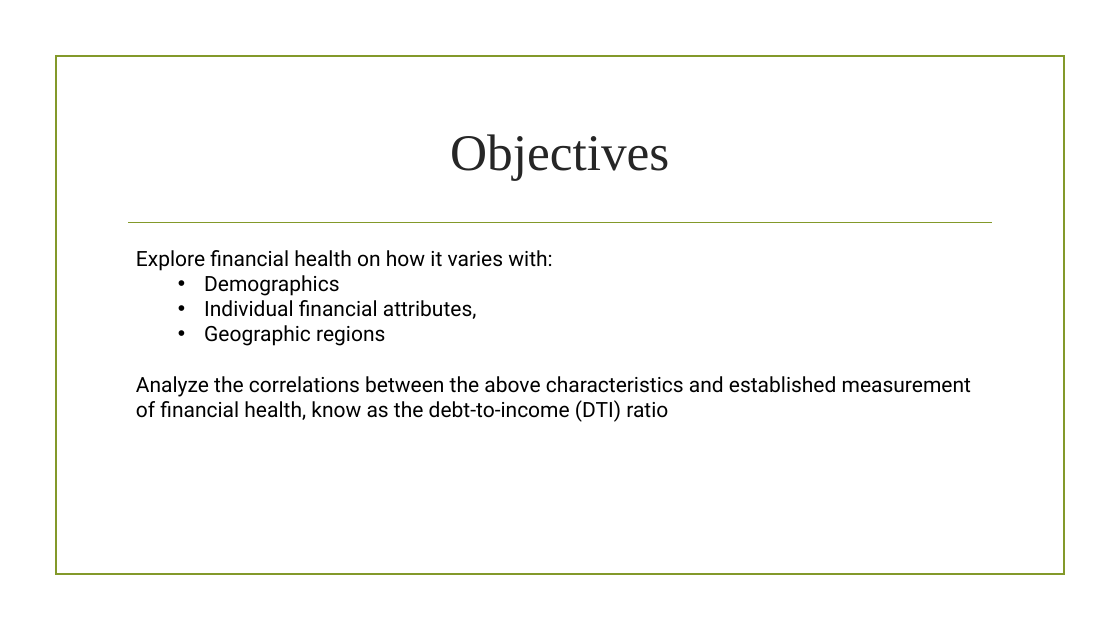
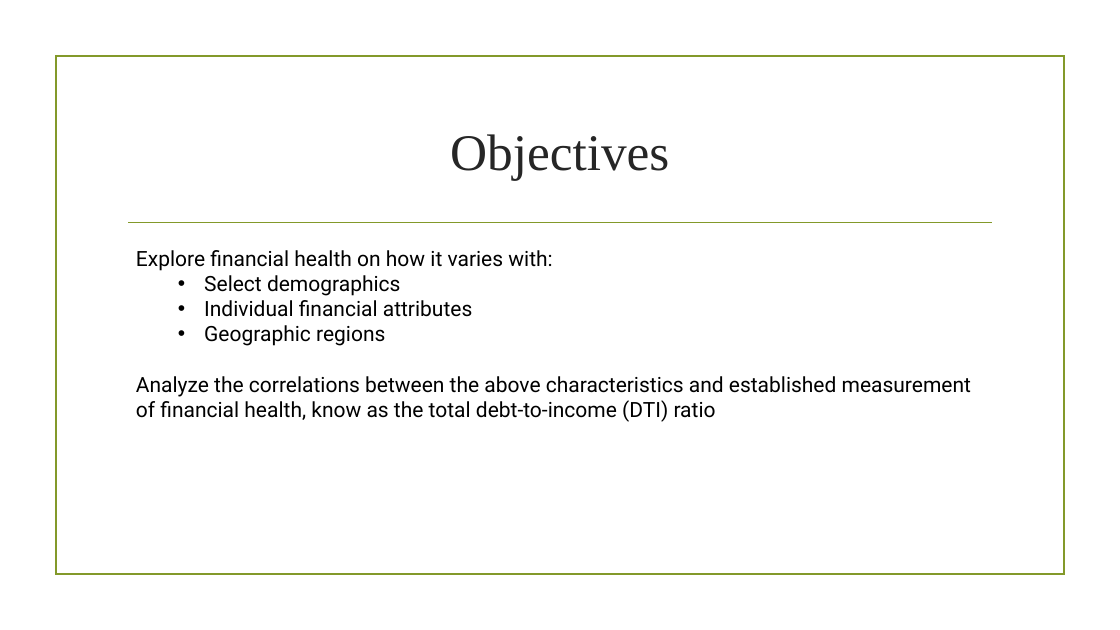
Before and after one commit to crobarnold/project1-group12, a slide deck: slide 3 of Project 1 Group 12 Presentation_CM.pptx. Drawn at 1120x630 pixels with LibreOffice and Linux fonts; fonts in the diff are those of the drawing; background and template pictures are left out. Boxes give left, top, right and bottom in pixels: in the first picture for what was removed or moved away, otherwise in the second. Text is boxed around its words. In the diff, an @@ line names an element or a change of style, - is before the commit and + after.

```diff
--- a/Project 1 Group 12 Presentation_CM.pptx
+++ b/Project 1 Group 12 Presentation_CM.pptx
@@ text at [204,275,473,317]: text changed @@
-  • Demographics
-  • Individual financial attributes,
+  • Select demographics
+  • Individual financial attributes
@@ text at [136,376,971,422]: text changed @@
-Analyze the correlations between the above characteristics and established measurement of financial health, know as the debt-to-income (DTI) ratio
+Analyze the correlations between the above characteristics and established measurement of financial health, know as the total debt-to-income (DTI) ratio
```
Also in this commit, not shown: 4 other slides changed, 1 other file.
